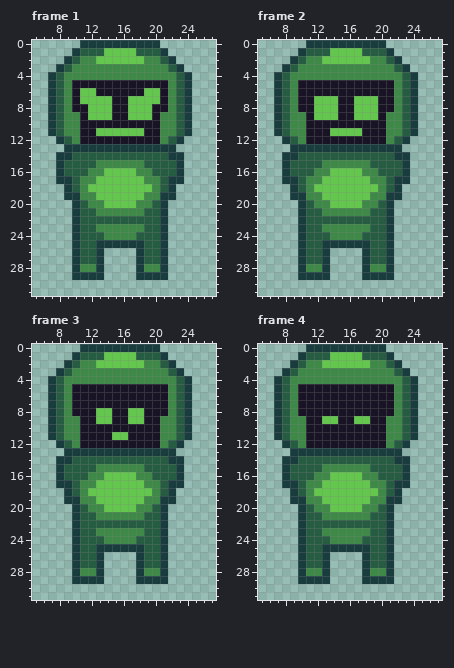
Pixel-art file: Aseprite/Characters/Green Character/no hands/Green_character_special_no-hands-32.aseprite. The picture above is the old version.
32x32 pixels, 30 frames. Shown: frame 1: x 5..27, y 0..31; frame 2: x 5..27, y 0..31; frame 3: x 5..27, y 0..31; frame 4: x 5..27, y 0..31. The commit also changed other frames, which this record leaves out.
The same view after the edit:
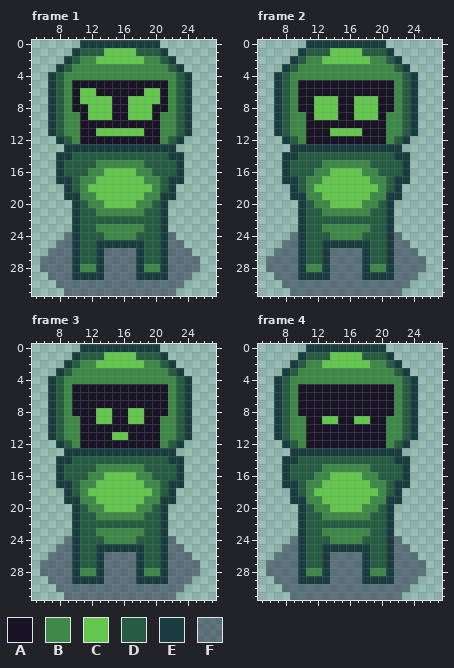
Palette (. is transparent): A #181425  B #3e8948  C #63c74d  D #265c42  E #193c3e  F #262b4480
The edit:
layer "shadow" added
Frame 1, layer "shadow":
y 24: x 9 . -> F; x 22 . -> F
y 25: x 8..9 .. -> FF; x 22..23 .. -> FF
y 26: x 7..9 ... -> FFF; x 14..17 .... -> FFFF; x 22..24 ... -> FFF
y 27..28: x 6..9 .... -> FFFF; x 14..17 .... -> FFFF; x 22..25 .... -> FFFF
y 29: x 7..9 ... -> FFF; x 14..17 .... -> FFFF; x 22..24 ... -> FFF
y 30: x 8..23 ................ -> FFFFFFFFFFFFFFFF
y 31: x 9..22 .............. -> FFFFFFFFFFFFFF
Frame 2, layer "shadow": the same change as frame 1
Frame 3, layer "shadow": the same change as frame 1
Frame 4, layer "shadow": the same change as frame 1
Where, in picture pixels (left, top, right, bottom), the same in both pictures:
added: (40, 232, 200, 296)
added: (266, 232, 426, 296)
added: (40, 536, 200, 600)
added: (266, 536, 426, 600)
